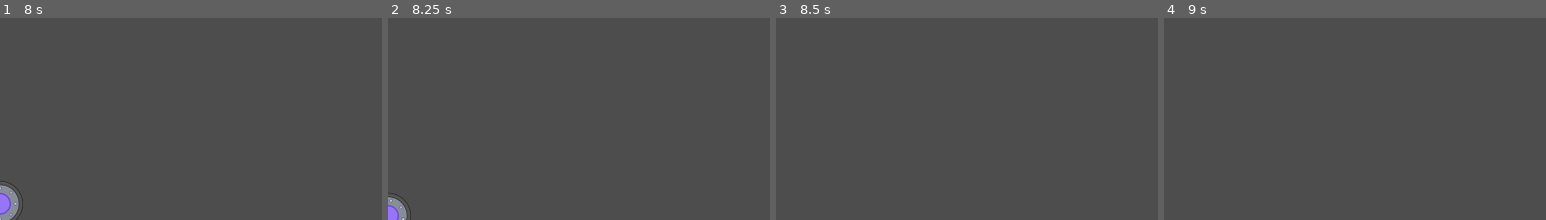
Above: before the commit, frames 1-4 (left to right).
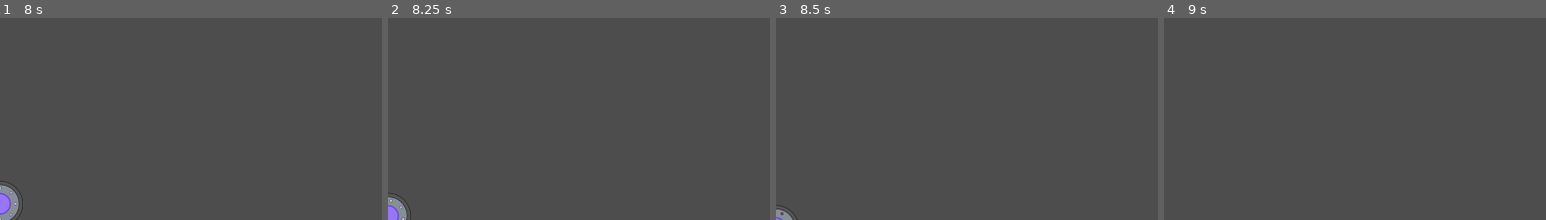
Above: after the commit, the same moments.

Repository: mromphf/nuke-ufos
Game: Godot game, scene res://scenes/dark_ufo.tscn
The game is run twice, just before and just after one commit, with the same random seed, the same clock (stepped at 60 frames per second) and the same inputs. This scene is started directly instead of the project's main scene. Sound files missing from this copy of the repository are replaced by a short silence.
Inputs:
- Up to frame 1 (8 s): hold D (move_right) 0.53-1.28 s; hold Shift (speed) 0.53-1.28 s; hold S (move_down) 1.28-2.03 s; tap Space (fire) at 1.35, 3.6, 5.85 s; tap Shift (speed) at 1.55, 2.85, 4.35, 6.05, 7.35 s; hold D (move_right) 2.03-2.78 s; hold Shift (speed) 2.03-2.78 s; hold W (move_up) 2.78-3.53 s; hold Shift (speed) 3.53-4.28 s; hold Left (move_left) 3.53-5.03 s; hold S (move_down) 5.03-5.78 s; hold Shift (speed) 5.03-5.78 s; hold D (move_right) 5.78-6.53 s; hold W (move_up) 6.53-7.28 s; hold Shift (speed) 6.53-7.28 s; hold D (move_right) from 7.28 s (still down)
- Up to frame 2 (8.25 s): release D (move_right) at 8.03 s; hold S (move_down) from 8.03 s (still down); hold Shift (speed) from 8.03 s (still down); tap Space (fire) at 8.1 s
- Up to frame 3 (8.5 s): keep holding S (move_down); keep holding Shift (speed)
- Up to frame 4 (9 s): release S (move_down) at 8.78 s; release Shift (speed) at 8.78 s; hold Left (move_left) from 8.78 s (still down); tap Shift (speed) at 8.85 s
The pictures show only the part of the screen within x 0-50%, y 50-100%; the shares and areas given below are measured in that part.

Frames 1-2 are identical in both runs. In frame 3, 0.2% of the frame differs, in the area x 0-6%, y 92-100%; in frame 4, nothing differs.

Commit message:
Rewrite Traveler to inherit Node instead of Area.

Diff:
--- a/scenes/ammo.tscn
+++ b/scenes/ammo.tscn
@@ -3,9 +3,6 @@
 [ext_resource type="Script" path="res://scripts/traveler.gd" id="1_umdxp"]
 [ext_resource type="Texture2D" uid="uid://pbhyx6nagm3l" path="res://imgs/green_circle.svg" id="2_yb018"]
 [ext_resource type="Texture2D" uid="uid://dm1hlle1k8a2g" path="res://imgs/ring_green.svg" id="3_tfnpc"]
-
-[sub_resource type="CircleShape2D" id="CircleShape2D_nyoj5"]
-radius = 40.0
 
 [sub_resource type="Animation" id="Animation_06jq4"]
 resource_name = "spin"
@@ -29,8 +26,10 @@
 "spin": SubResource("Animation_06jq4")
 }
 
-[node name="Ammo" type="Area2D"]
-collision_layer = 16
+[sub_resource type="CircleShape2D" id="CircleShape2D_nyoj5"]
+radius = 40.0
+
+[node name="Ammo" type="Node2D"]
 script = ExtResource("1_umdxp")
 speed = 2.0
 direction = Vector2(0, 1)
@@ -43,9 +42,6 @@
 scale = Vector2(0.5, 0.5)
 texture = ExtResource("3_tfnpc")
 
-[node name="Collision" type="CollisionShape2D" parent="."]
-shape = SubResource("CircleShape2D_nyoj5")
-
 [node name="Notifier" type="VisibleOnScreenNotifier2D" parent="."]
 
 [node name="Spin" type="AnimationPlayer" parent="."]
@@ -54,5 +50,11 @@
 "": SubResource("AnimationLibrary_sytwv")
 }
 
-[connection signal="area_entered" from="." to="." method="_on_collide"]
+[node name="Collider" type="Area2D" parent="."]
+collision_layer = 16
+
+[node name="Collision" type="CollisionShape2D" parent="Collider"]
+shape = SubResource("CircleShape2D_nyoj5")
+
 [connection signal="screen_exited" from="Notifier" to="." method="despawn"]
+[connection signal="area_entered" from="Collider" to="." method="_on_collide"]
--- a/scenes/dark_ufo.tscn
+++ b/scenes/dark_ufo.tscn
@@ -28,9 +28,6 @@
 "name": &"flash",
 "speed": 5.0
 }]
-
-[sub_resource type="CircleShape2D" id="CircleShape2D_gkgpj"]
-radius = 60.0
 
 [sub_resource type="Animation" id="Animation_2v1sd"]
 resource_name = "flash"
@@ -80,9 +77,10 @@
 
 [sub_resource type="CanvasTexture" id="CanvasTexture_b7vlm"]
 
-[node name="DarkUfo" type="Area2D"]
-collision_layer = 2
-collision_mask = 5
+[sub_resource type="CircleShape2D" id="CircleShape2D_gkgpj"]
+radius = 60.0
+
+[node name="DarkUfo" type="Node2D"]
 script = ExtResource("1_mx2jc")
 hp = 3
 value = 50
@@ -93,9 +91,6 @@
 scale = Vector2(0.75, 0.75)
 sprite_frames = SubResource("SpriteFrames_5jwcm")
 autoplay = "default"
-
-[node name="Collision" type="CollisionShape2D" parent="."]
-shape = SubResource("CircleShape2D_gkgpj")
 
 [node name="Notifier" type="VisibleOnScreenNotifier2D" parent="."]
 
@@ -139,8 +134,14 @@
 offset_bottom = 1020.0
 texture = SubResource("CanvasTexture_b7vlm")
 
-[connection signal="area_entered" from="." to="." method="_on_collide"]
-[connection signal="screen_exited" from="Notifier" to="." method="despawn"]
+[node name="Collider" type="Area2D" parent="."]
+collision_layer = 2
+collision_mask = 5
+
+[node name="Collision" type="CollisionShape2D" parent="Collider"]
+shape = SubResource("CircleShape2D_gkgpj")
+
 [connection signal="timeout" from="Timer" to="." method="_fire"]
 [connection signal="area_entered" from="Sight" to="." method="_open_fire"]
 [connection signal="area_exited" from="Sight" to="." method="_close_fire"]
+[connection signal="area_entered" from="Collider" to="." method="_on_collide"]
--- a/scenes/star.tscn
+++ b/scenes/star.tscn
@@ -7,6 +7,8 @@
 scale = Vector2(0.075, 0.075)
 texture = ExtResource("1_sjsew")
 script = ExtResource("2_a8wpf")
+speed = 1.0
+direction = Vector2(0, 1)
 
 [node name="Notifier" type="VisibleOnScreenNotifier2D" parent="."]
 
--- a/scenes/striker.tscn
+++ b/scenes/striker.tscn
@@ -7,9 +7,7 @@
 radius = 20.0
 height = 120.0
 
-[node name="striker" type="Area2D"]
-collision_layer = 2
-collision_mask = 5
+[node name="striker" type="Node2D"]
 script = ExtResource("1_pg1t6")
 speed = 5.0
 direction = Vector2(0, 1)
@@ -17,10 +15,14 @@
 [node name="Sprite" type="Sprite2D" parent="."]
 texture = ExtResource("1_uhfpw")
 
-[node name="CollisionShape" type="CollisionShape2D" parent="."]
+[node name="Notifier" type="VisibleOnScreenEnabler2D" parent="."]
+
+[node name="Collider" type="Area2D" parent="."]
+collision_layer = 2
+collision_mask = 5
+
+[node name="CollisionShape" type="CollisionShape2D" parent="Collider"]
 shape = SubResource("CapsuleShape2D_sakv3")
 
-[node name="Notifier" type="VisibleOnScreenEnabler2D" parent="."]
-
-[connection signal="area_entered" from="." to="." method="_on_collide"]
 [connection signal="screen_exited" from="Notifier" to="." method="despawn"]
+[connection signal="area_entered" from="Collider" to="." method="_on_damaged"]
--- a/scenes/ufo.tscn
+++ b/scenes/ufo.tscn
@@ -90,16 +90,13 @@
 "spin": SubResource("Animation_ddwvv")
 }
 
-[node name="ufo" type="Area2D"]
-collision_layer = 2
-collision_mask = 5
+[node name="Ufo" type="Node2D"]
 script = ExtResource("1_i05al")
 hp = 2
 speed = 2.0
 direction = Vector2(0, 1)
 
 [node name="Sprite" type="AnimatedSprite2D" parent="."]
-rotation = 0.300546
 scale = Vector2(0.75, 0.75)
 sprite_frames = SubResource("SpriteFrames_h5np8")
 animation = &"beep"
@@ -127,7 +124,11 @@
 scale_amount_curve = SubResource("Curve_tbu5v")
 color = Color(1, 1, 0.117647, 1)
 
-[node name="CollisionShape2D" type="CollisionShape2D" parent="."]
+[node name="Collider" type="Area2D" parent="."]
+collision_layer = 2
+collision_mask = 5
+
+[node name="CollisionShape2D" type="CollisionShape2D" parent="Collider"]
 visible = false
 shape = SubResource("CircleShape2D_7v411")
 
@@ -148,5 +149,4 @@
 
 [node name="Notifier" type="VisibleOnScreenEnabler2D" parent="."]
 
-[connection signal="area_entered" from="." to="." method="_on_collide"]
-[connection signal="screen_exited" from="Notifier" to="." method="despawn"]
+[connection signal="area_entered" from="Collider" to="." method="_on_collide"]
--- a/scripts/enemy.gd
+++ b/scripts/enemy.gd
@@ -17,7 +17,7 @@
 	emit_signal(&"dead", value)
 	queue_free()
 
-func _on_collide(body):
+func _on_damaged(body):
 	hp -= 1
 
 	if body is Player or hp <= 0:
--- a/scripts/star.gd
+++ b/scripts/star.gd
@@ -1,10 +1 @@
-extends Sprite2D
-
-var _speed = 1
-var _direction = Vector2(0.0, 1.0)
-
-func despawn():
-	queue_free()
-
-func _process(_delta):
-	position += (_direction.normalized() * _speed)
+extends Traveler
--- a/scripts/traveler.gd
+++ b/scripts/traveler.gd
@@ -1,4 +1,4 @@
-extends Area2D
+extends Node2D
 
 class_name Traveler
 
--- a/scripts/ufo.gd
+++ b/scripts/ufo.gd
@@ -3,6 +3,6 @@
 class_name Ufo
 
 func _on_collide(body):
-	super(body)
+	super._on_damaged(body)
 	$Animation.play(&"flash")
 	$Hit.play()
